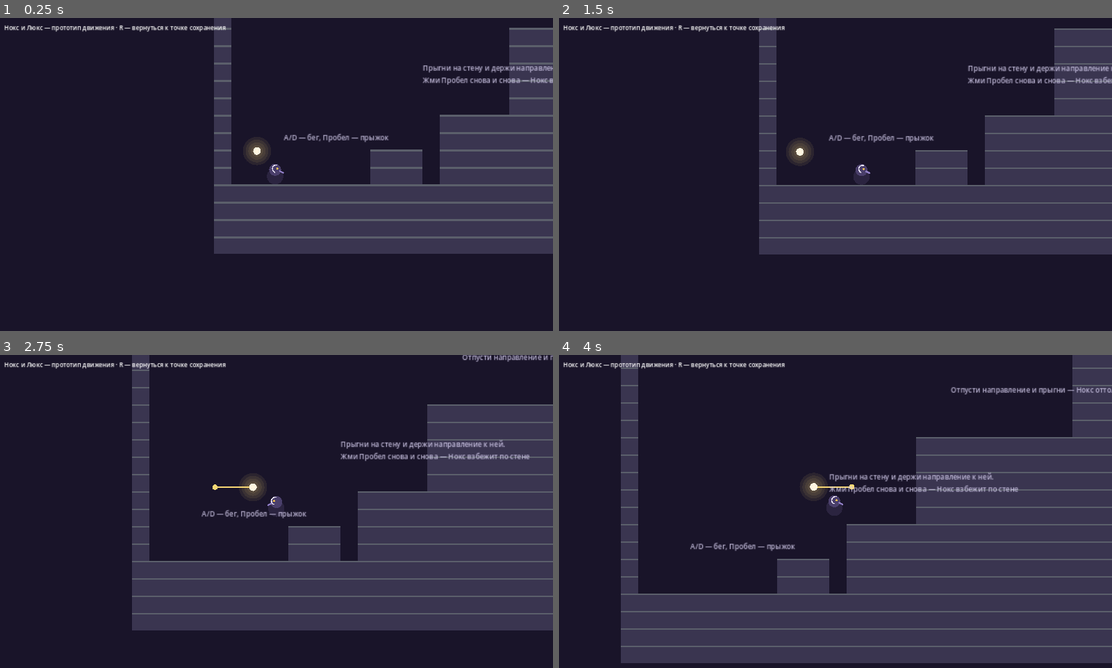
Above: before the commit, frames 1-4 (two rows, left to right).
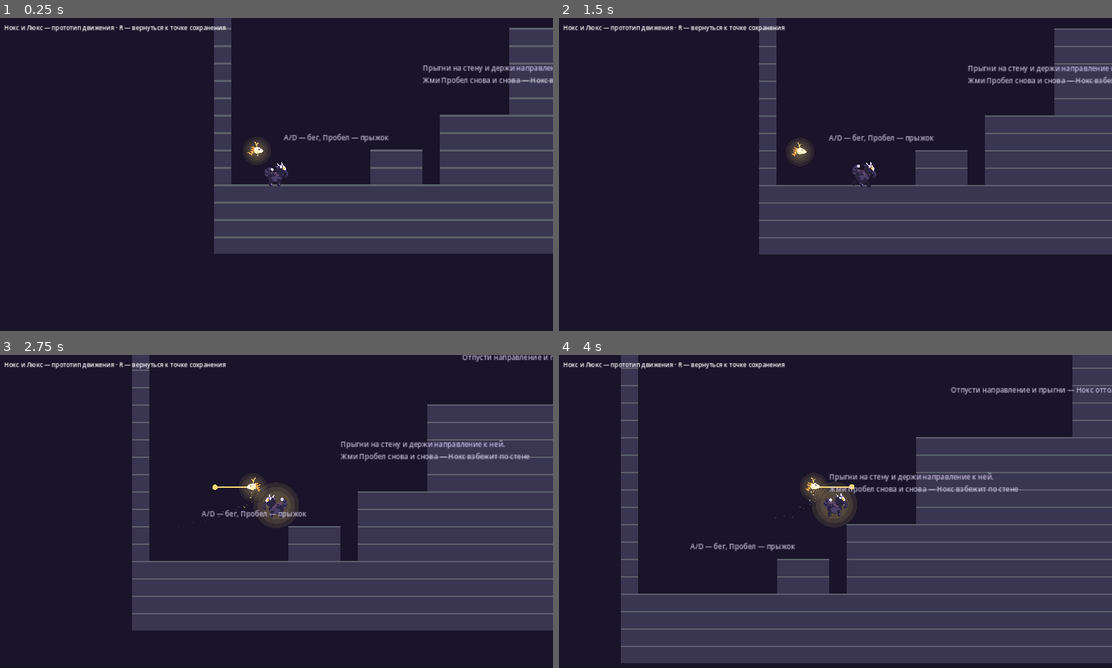
Above: after the commit, the same moments.

Repository: stariyyded-ai/nox-and-lux
Game: Godot game, scene res://scenes/main.tscn
Same seed, same stepped clock (60 frames per second), same inputs: the game is played once before the commit and once after it.
Inputs:
- Up to frame 1 (0.25 s): no input
- Up to frame 2 (1.5 s): hold K (light_push) 0.53-1.28 s; hold D (move_right) from 0.53 s (still down); tap Space (jump) at 0.77, 1.07 s; tap Enter at 1.25 s; tap Shift at 1.35 s
- Up to frame 3 (2.75 s): tap Space (jump) at 1.52, 1.82 s; release D (move_right) at 2.03 s; hold A (move_left) from 2.03 s (still down); hold K (light_push) from 2.03 s (still down)
- Up to frame 4 (4 s): release A (move_left) at 2.78 s; release K (light_push) at 2.78 s; hold D (move_right) from 2.78 s (still down); tap Shift at 2.85 s; tap Space (jump) at 3.02, 3.32, 3.77 s; hold K (light_push) from 3.53 s (still down)

The runs differ from the first frame. In frame 1, 0.2% of the frame differs, in the area x 44-53%, y 39-54%; in frame 2, 0.2%; in frame 3, 0.6%, in the area x 32-54%, y 39-55%; in frame 4, 0.6%.

Commit message:
Draw Nox as a baku and Lux as a qilin with simple animations
Nox gets a code-drawn body (trunk, horns, striped tail, cracked mask, scarf)
with idle, run, jump, fall and wall-slide poses, squash and stretch, and
landing dust. Lux shows a qilin head with a forked horn and flame mane plus
a spark trail that goes out while uncharged.

Co-Authored-By: Claude Opus 5.5 (1M context) <noreply@anthropic.com>
Claude-Session: https://claude.ai/code/session_01Wbfh4AHrmcuMCm4PVzoi41

Diff:
--- a/game/scripts/lux.gd
+++ b/game/scripts/lux.gd
@@ -12,11 +12,28 @@
 
 var _time := 0.0
 var _kick := Vector2.ZERO
+var _trail: CPUParticles2D
 
 
 func _ready() -> void:
 	add_to_group("pushable")
 	z_index = 5
+	# Шлейф искр остаётся в мире, а не летит вместе с Люксом.
+	_trail = CPUParticles2D.new()
+	_trail.amount = 24
+	_trail.lifetime = 0.7
+	_trail.local_coords = false
+	_trail.emission_shape = CPUParticles2D.EMISSION_SHAPE_SPHERE
+	_trail.emission_sphere_radius = 6.0
+	_trail.gravity = Vector2(0, -20)
+	_trail.initial_velocity_max = 10.0
+	_trail.scale_amount_min = 1.0
+	_trail.scale_amount_max = 2.5
+	var fade := Gradient.new()
+	fade.set_color(0, Color(1.0, 0.95, 0.7, 0.9))
+	fade.set_color(1, Color(0.97, 0.84, 0.45, 0.0))
+	_trail.color_ramp = fade
+	add_child(_trail)
 
 
 func _process(delta: float) -> void:
@@ -39,18 +56,46 @@
 func on_pushed(direction: Vector2) -> void:
 	charged = false
 	_kick = direction * 60.0
+	_trail.emitting = false
 
 
 func recharge() -> void:
 	charged = true
+	_trail.emitting = true
 
 
 func _draw() -> void:
+	# Люкс — цилинь, сейчас бестелесный: в сиянии видна только голова
+	# с раздвоенным рогом и гривой из пламени рассвета.
 	var glow := Color("F7D774")
 	var core := Color("FFF6E0")
+	var flame := Color("FFB347")
 	if not charged:
 		glow = Color(0.6, 0.6, 0.7)
 		core = Color(0.8, 0.8, 0.85)
+		flame = Color(0.7, 0.7, 0.78)
 	for i in range(4, 0, -1):
 		draw_circle(Vector2.ZERO, 6.0 + i * 5.0, Color(glow, 0.08))
-	draw_circle(Vector2.ZERO, 7.0, core)
+	var f := float(target.facing) if target else 1.0
+	draw_set_transform(Vector2.ZERO, 0.0, Vector2(f, 1.0))
+	# Грива: языки пламени за головой, дрожат.
+	for i in 4:
+		var base := Vector2(-4 - i * 2.0, -5 + i * 3.5)
+		var h := 7.0 + sin(_time * 9.0 + i * 1.7) * 2.0
+		draw_colored_polygon(PackedVector2Array([
+			base + Vector2(2, -2), base + Vector2(-h, -h * 0.4), base + Vector2(1, 3),
+		]), Color(flame, 0.85))
+	# Голова оленя-дракона: вытянутая морда вперёд.
+	draw_colored_polygon(PackedVector2Array([
+		Vector2(-5, -6), Vector2(3, -7), Vector2(10, -3), Vector2(12, 1),
+		Vector2(8, 3), Vector2(0, 5), Vector2(-5, 3),
+	]), core)
+	# Чешуйки на щеке и глаз.
+	draw_arc(Vector2(-1, 0), 2.5, 0.0, PI, 6, Color(glow, 0.9), 1.0)
+	draw_arc(Vector2(2, 2), 2.5, 0.0, PI, 6, Color(glow, 0.9), 1.0)
+	draw_circle(Vector2(4, -3), 1.3, Color("6B4E71"))
+	# Раздвоенный светящийся рог.
+	draw_line(Vector2(0, -7), Vector2(-2, -15), glow, 2.0)
+	draw_line(Vector2(-1, -11), Vector2(3, -15), glow, 1.5)
+	draw_line(Vector2(-2, -15), Vector2(-5, -17), glow, 1.5)
+	draw_set_transform(Vector2.ZERO, 0.0, Vector2.ONE)
--- a/game/scripts/nox.gd
+++ b/game/scripts/nox.gd
@@ -37,6 +37,7 @@
 var lux: Node2D
 var spawn_point := Vector2.ZERO
 var facing := 1
+var wall_side := 0  ## -1/1, когда Нокс прижался к стене слева/справа; нужно для анимации
 
 var _coyote := 0.0
 var _buffer := 0.0
@@ -61,6 +62,7 @@
 	cam.position_smoothing_speed = 6.0
 	cam.zoom = Vector2(1.25, 1.25)
 	add_child(cam)
+	add_child(NoxVisual.new())
 
 
 func _physics_process(delta: float) -> void:
@@ -82,6 +84,7 @@
 	var on_wall := is_on_wall_only()
 	var wall_normal := get_wall_normal() if on_wall else Vector2.ZERO
 	var holding_wall := on_wall and dir != 0.0 and signf(dir) == -signf(wall_normal.x)
+	wall_side = int(-signf(wall_normal.x)) if holding_wall else 0
 
 	if is_on_floor() or holding_wall:
 		_recharge_lux()
@@ -196,17 +199,9 @@
 	respawned.emit()
 
 
-# --- Временная графика: серый прототип -------------------------------------------
+# --- Линия прицела Толчка света (самого Нокса рисует NoxVisual) ------------------
 
 func _draw() -> void:
-	# Тело баку: тёмно-фиолетовый круглый силуэт.
-	draw_circle(Vector2(0, 4), 15.0, Color("2B2440"))
-	draw_circle(Vector2(0, -8), 11.0, Color("4A3F6B"))
-	# Хоботок смотрит туда, куда повёрнут Нокс.
-	draw_line(Vector2(8 * facing, -6), Vector2(16 * facing, -2), Color("8E7CC3"), 3.0)
-	# Обломок маски и глаз.
-	draw_arc(Vector2(2 * facing, -10), 7.0, PI * 0.6, PI * 1.6, 8, Color("E9E4F5"), 2.0)
-	draw_circle(Vector2(4 * facing, -10), 2.0, Color("F2C14E"))
 	if _aiming and is_instance_valid(_push_target):
 		var from := _push_target.global_position - global_position
 		draw_line(from, from + _aim * 70.0, Color("F7D774"), 3.0)
--- /dev/null
+++ b/game/scripts/nox_visual.gd
@@ -0,0 +1,215 @@
+class_name NoxVisual
+extends Node2D
+## Рисованный Нокс — юный баку: хоботок, тигриные лапы, рожки, полосатый хвост,
+## обломок маски и шарф. Рисуется кодом, поэтому позже его легко заменить спрайтами художника.
+## Сам ничего не решает: только смотрит на состояние Нокса и подбирает позу.
+
+const BODY := Color("2B2440")
+const FUR := Color("4A3F6B")
+const RIM := Color("8E7CC3")
+const PALE := Color("E9E4F5")
+const EYE := Color("F2C14E")
+const SCARF := Color("6B4E71")
+const FEET_Y := 19.0  ## низ капсулы столкновений
+
+var nox: Nox
+
+var _time := 0.0
+var _run_phase := 0.0
+var _squash := 0.0  ## >0 — сплющен (приземление), <0 — вытянут (прыжок)
+var _was_on_floor := true
+var _prev_vy := 0.0
+var _blink := 0.0
+var _next_blink := 2.5
+var _scarf_lag := Vector2.ZERO
+var _dust: CPUParticles2D
+
+
+func _ready() -> void:
+	nox = get_parent() as Nox
+	_dust = CPUParticles2D.new()
+	_dust.emitting = false
+	_dust.one_shot = true
+	_dust.amount = 10
+	_dust.lifetime = 0.45
+	_dust.explosiveness = 0.9
+	_dust.local_coords = false
+	_dust.position = Vector2(0, FEET_Y)
+	_dust.direction = Vector2.UP
+	_dust.spread = 80.0
+	_dust.initial_velocity_min = 30.0
+	_dust.initial_velocity_max = 70.0
+	_dust.gravity = Vector2(0, 120)
+	_dust.scale_amount_min = 2.0
+	_dust.scale_amount_max = 4.0
+	_dust.color = Color(0.75, 0.7, 0.85, 0.5)
+	add_child(_dust)
+
+
+func _process(delta: float) -> void:
+	if nox == null:
+		return
+	_time += delta
+	var v := nox.velocity
+	var on_floor := nox.is_on_floor()
+
+	if on_floor:
+		_run_phase += absf(v.x) / nox.max_speed * delta * 14.0
+	if on_floor and not _was_on_floor and _prev_vy > 250.0:
+		_squash = clampf(_prev_vy / 900.0, 0.15, 0.35)
+		_dust.restart()
+	elif v.y < -300.0 and _prev_vy >= -50.0:
+		_squash = -0.22
+		if on_floor or _was_on_floor:
+			_dust.restart()
+	_squash = lerpf(_squash, 0.0, clampf(10.0 * delta, 0.0, 1.0))
+	_was_on_floor = on_floor
+	_prev_vy = v.y
+
+	_next_blink -= delta
+	if _next_blink <= 0.0:
+		_blink = 0.12
+		_next_blink = randf_range(2.0, 4.5)
+	_blink -= delta
+
+	# Шарф и хвост отстают от движения, как будто их тянет ветер.
+	var lag_goal := Vector2(-v.x, -v.y * 0.5) * 0.03
+	_scarf_lag = _scarf_lag.lerp(lag_goal.limit_length(14.0), clampf(8.0 * delta, 0.0, 1.0))
+	queue_redraw()
+
+
+func _draw() -> void:
+	if nox == null:
+		return
+	var v := nox.velocity
+	var on_floor := nox.is_on_floor()
+	var sliding := nox.wall_side != 0 and not on_floor
+	var speed01 := clampf(absf(v.x) / nox.max_speed, 0.0, 1.0)
+	var f := float(nox.facing)
+
+	# Подсветка при Толчке света рисуется в мировых осях, до поворота.
+	if nox.is_aiming():
+		for i in 3:
+			draw_circle(Vector2(0, -2), 26.0 + i * 8.0, Color(0.97, 0.84, 0.45, 0.10))
+
+	var bob := 0.0
+	if on_floor and speed01 > 0.1:
+		bob = -absf(sin(_run_phase)) * 2.5
+	elif on_floor:
+		bob = sin(_time * 2.2) * 0.8  # дыхание
+	var lean := clampf(v.x / nox.max_speed, -1.0, 1.0) * 0.12 if on_floor else 0.0
+	var sx := 1.0 + _squash * 0.6
+	var sy := 1.0 - _squash
+	draw_set_transform(Vector2(0, FEET_Y), lean, Vector2(sx * f, sy))
+
+	var breathe := sin(_time * 2.2) * 0.6 if speed01 < 0.1 else 0.0
+	var body_c := Vector2(0, -14 + bob)
+	var head_c := Vector2(11, -27 + bob + breathe * 0.5)
+	if sliding:
+		head_c += Vector2(-1, 2)
+
+	_draw_scarf_tails(head_c)
+	_draw_tail(body_c, v, on_floor)
+	_draw_legs(body_c, v, on_floor, sliding, speed01, true)
+	_draw_ellipse(body_c, Vector2(14, 9.5 + breathe * 0.4), BODY)
+	_draw_ellipse(body_c + Vector2(2, 3), Vector2(10, 5), FUR)
+	# Тигриные полоски на спине.
+	for i in 3:
+		var sx0 := body_c.x - 7.0 + i * 5.0
+		draw_line(Vector2(sx0, body_c.y - 9), Vector2(sx0 + 2, body_c.y - 4), FUR, 2.0)
+	_draw_legs(body_c, v, on_floor, sliding, speed01, false)
+	draw_circle(head_c + Vector2(-6, 6), 5.0, SCARF)  # узел шарфа на шее
+	_draw_head(head_c, v)
+	draw_set_transform(Vector2.ZERO, 0.0, Vector2.ONE)
+
+
+func _draw_tail(body_c: Vector2, v: Vector2, on_floor: bool) -> void:
+	var base := body_c + Vector2(-12, -3)
+	var lift := 0.0 if on_floor else clampf(v.y / 600.0, -0.5, 0.8)
+	var sway := sin(_time * 3.0) * 0.25 + _scarf_lag.x * 0.04
+	var pts: Array[Vector2] = []
+	for i in 6:
+		var t := i / 5.0
+		var ang := PI + 0.9 + t * (1.3 + lift) + sway * t
+		pts.append(base + Vector2(cos(ang), sin(ang)) * (4.0 + t * 12.0) + Vector2(-t * 5.0, 0))
+	for i in pts.size():
+		var r := 5.0 - i * 0.45
+		var c := FUR if i % 2 == 0 else BODY
+		if i == pts.size() - 1:
+			c = PALE
+		draw_circle(pts[i], r, c)
+
+
+func _draw_legs(body_c: Vector2, v: Vector2, on_floor: bool, sliding: bool, speed01: float, back: bool) -> void:
+	# back = дальние лапы (темнее, рисуются за телом).
+	var col := BODY.darkened(0.25) if back else BODY
+	var hips := [Vector2(-8, 3), Vector2(7, 3)]
+	for k in 2:
+		var hip: Vector2 = body_c + hips[k]
+		var foot := Vector2(hip.x, 0)
+		var phase := _run_phase + (PI if (k == 0) != back else 0.0) + (0.6 if back else 0.0)
+		if sliding:
+			# Передние лапы упираются в стену, задние поджаты.
+			foot = hip + (Vector2(10, -6) if k == 1 else Vector2(3, 6))
+		elif not on_floor:
+			if v.y < 0.0:
+				foot = hip + Vector2(-2 + k * 3, 5)  # поджал лапы
+			else:
+				foot = hip + Vector2(k * 3 - 1, 9 + sin(_time * 10.0 + k) * 1.0)
+		elif speed01 > 0.1:
+			foot = Vector2(hip.x + sin(phase) * 7.0 * speed01, -maxf(cos(phase), 0.0) * 5.0 * speed01)
+		draw_line(hip, foot, col, 6.0)
+		draw_circle(foot, 3.5, col)
+		if not back:
+			draw_circle(foot + Vector2(1.5, -0.5), 1.2, RIM)
+
+
+func _draw_scarf_tails(head_c: Vector2) -> void:
+	# Концы шарфа рисуются за телом и развеваются назад и вверх.
+	var neck := head_c + Vector2(-6, 6)
+	var flap := sin(_time * 8.0) * 2.0
+	var end1 := neck + Vector2(-16, -4 + flap) + _scarf_lag
+	var end2 := neck + Vector2(-13, 1 - flap) + _scarf_lag * 0.7
+	draw_colored_polygon(PackedVector2Array([neck + Vector2(0, -3), end1, end1 + Vector2(1, 4), neck + Vector2(1, 2)]), SCARF)
+	draw_colored_polygon(PackedVector2Array([neck + Vector2(0, 0), end2, end2 + Vector2(2, 3), neck + Vector2(2, 4)]), SCARF.darkened(0.2))
+
+
+func _draw_head(head_c: Vector2, v: Vector2) -> void:
+	# Рожки и ушко.
+	draw_colored_polygon(PackedVector2Array([head_c + Vector2(-5, -6), head_c + Vector2(-8, -14), head_c + Vector2(-2, -8)]), PALE)
+	draw_colored_polygon(PackedVector2Array([head_c + Vector2(0, -8), head_c + Vector2(1, -16), head_c + Vector2(4, -8)]), PALE)
+	draw_colored_polygon(PackedVector2Array([head_c + Vector2(-8, -3), head_c + Vector2(-12, -9), head_c + Vector2(-4, -6)]), FUR)
+	draw_circle(head_c, 9.5, RIM)
+	draw_circle(head_c + Vector2(-0.8, 0.6), 9.0, BODY)
+	# Хоботок: изогнутая линия, качается при беге и тянется вверх в прыжке.
+	var swing := sin(_time * 4.0) * 0.15 + clampf(v.y / 900.0, -0.5, 0.5) * 0.6
+	var trunk := PackedVector2Array()
+	for i in 6:
+		var t := i / 5.0
+		var ang := 0.3 + t * (1.4 + swing)
+		trunk.append(head_c + Vector2(7, 2) + Vector2(cos(ang), sin(ang)) * (t * 10.0) + Vector2(t * 4.0, 0))
+	draw_polyline(trunk, BODY, 5.0)
+	draw_polyline(trunk, FUR, 2.0)
+	draw_circle(trunk[trunk.size() - 1], 2.5, BODY)
+	# Обломок маски: светлый полумесяц с трещиной.
+	var mask := PackedVector2Array([
+		head_c + Vector2(-3, -8), head_c + Vector2(6, -8), head_c + Vector2(9, -3),
+		head_c + Vector2(8, 1), head_c + Vector2(4, -1), head_c + Vector2(2, -4), head_c + Vector2(-1, -3),
+	])
+	draw_colored_polygon(mask, PALE)
+	draw_polyline(PackedVector2Array([head_c + Vector2(2, -8), head_c + Vector2(3, -5), head_c + Vector2(1, -3)]), FUR, 1.0)
+	# Глаз в прорези маски, иногда моргает.
+	var eye := head_c + Vector2(5, -3.5)
+	if _blink > 0.0:
+		draw_line(eye + Vector2(-2, 0), eye + Vector2(2, 0), EYE, 1.5)
+	else:
+		draw_circle(eye, 2.2, EYE)
+		draw_circle(eye + Vector2(0.7, -0.6), 0.7, Color.WHITE)
+
+
+func _draw_ellipse(center: Vector2, radii: Vector2, color: Color) -> void:
+	var pts := PackedVector2Array()
+	for i in 20:
+		var a := TAU * i / 20.0
+		pts.append(center + Vector2(cos(a) * radii.x, sin(a) * radii.y))
+	draw_colored_polygon(pts, color)
Not shown, changed: docs/PLAN.md
